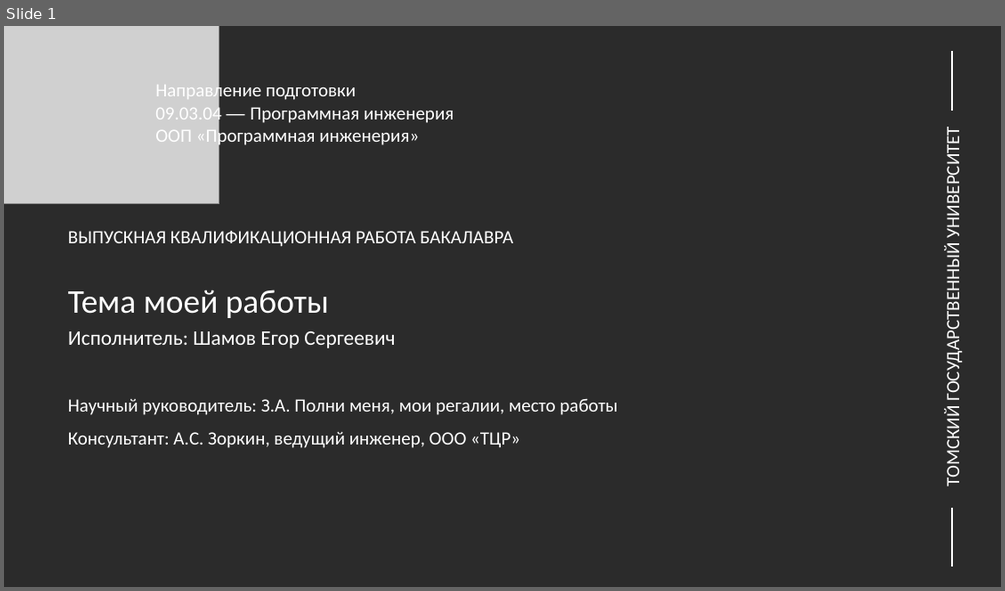
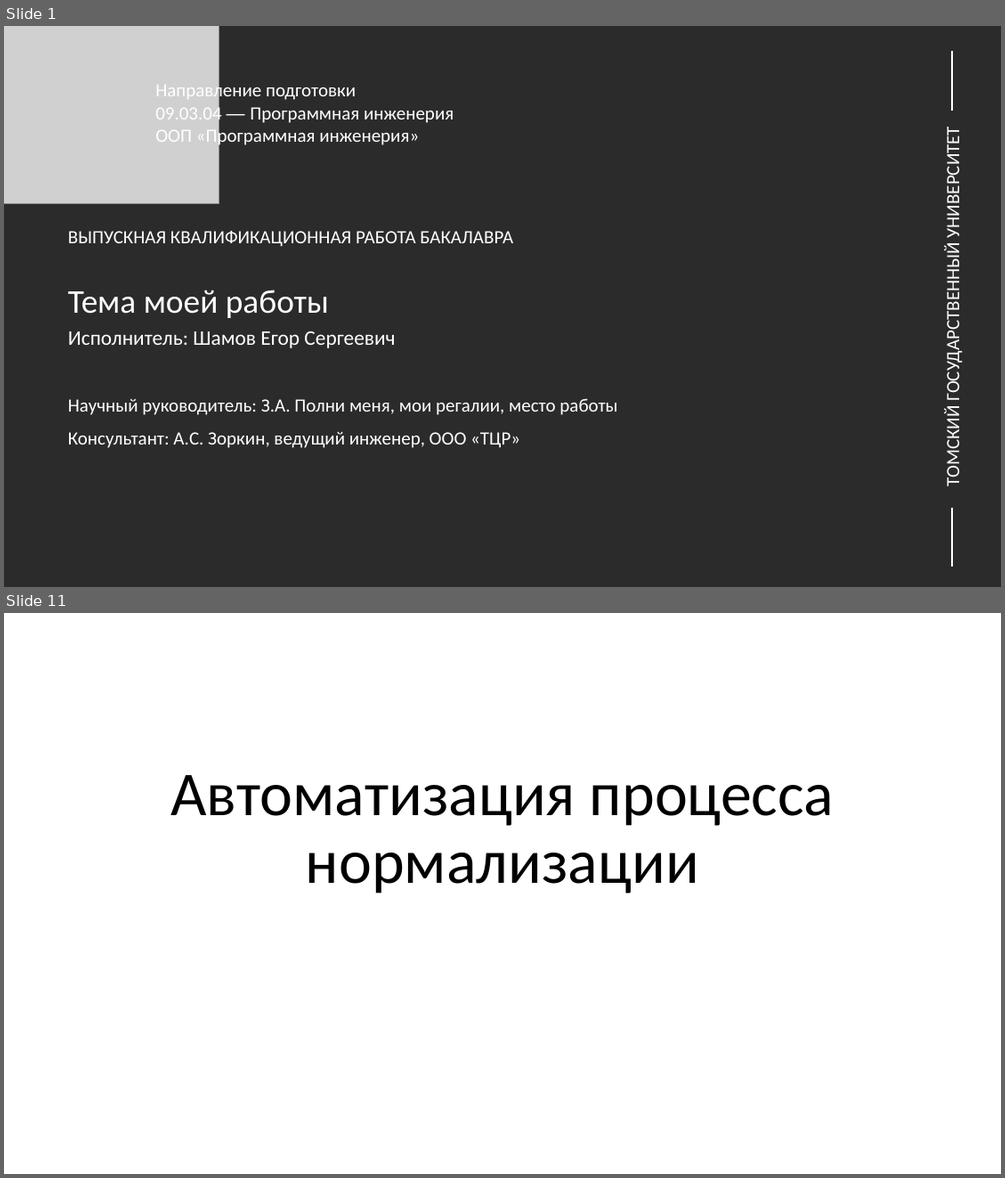
Before and after one commit to shameoff/GraduateWork, a slide deck: Презентация ВКР (в шаблоне).pptx. Shown one above the other, each under a label of ours: slide 1 before the commit, slides 1 and 11 after it; the slides between them are not shown. The pictures are 1005x591 and 1005x1178 pixels, drawn with LibreOffice and Linux fonts; fonts in the diff are those of the drawing; grey boxes stand for pictures; background and template pictures are left out; a plain dark background stands for a picture behind light text. Boxes give left, top, right and bottom in pixels: in the first picture for what was removed or moved away, otherwise in the second. Text is boxed around its words. In the diff, an @@ line names an element or a change of style, - is before the commit and + after.

```diff
--- a/Презентация ВКР (в шаблоне).pptx
+++ b/Презентация ВКР (в шаблоне).pptx
@@ slide 11 added at (x1=4, y1=613, x2=1001, y2=1174), background #FFFFFF @@
@@ title added at (x1=170, y1=775, x2=833, y2=893), 60 pt, text #000000 @@
+Автоматизация процесса нормализации
```
Also in this commit, not shown: 4 slides changed, 8 other slides added, 1 slide removed.
